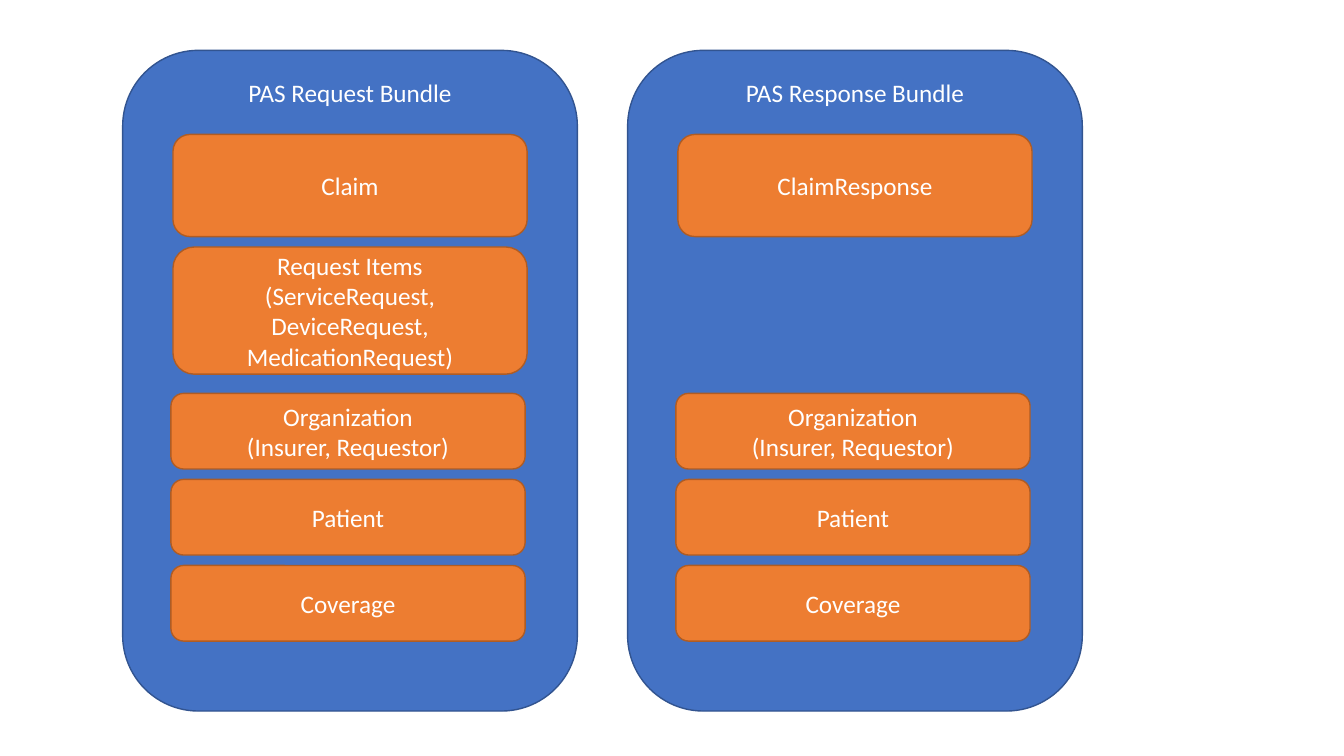
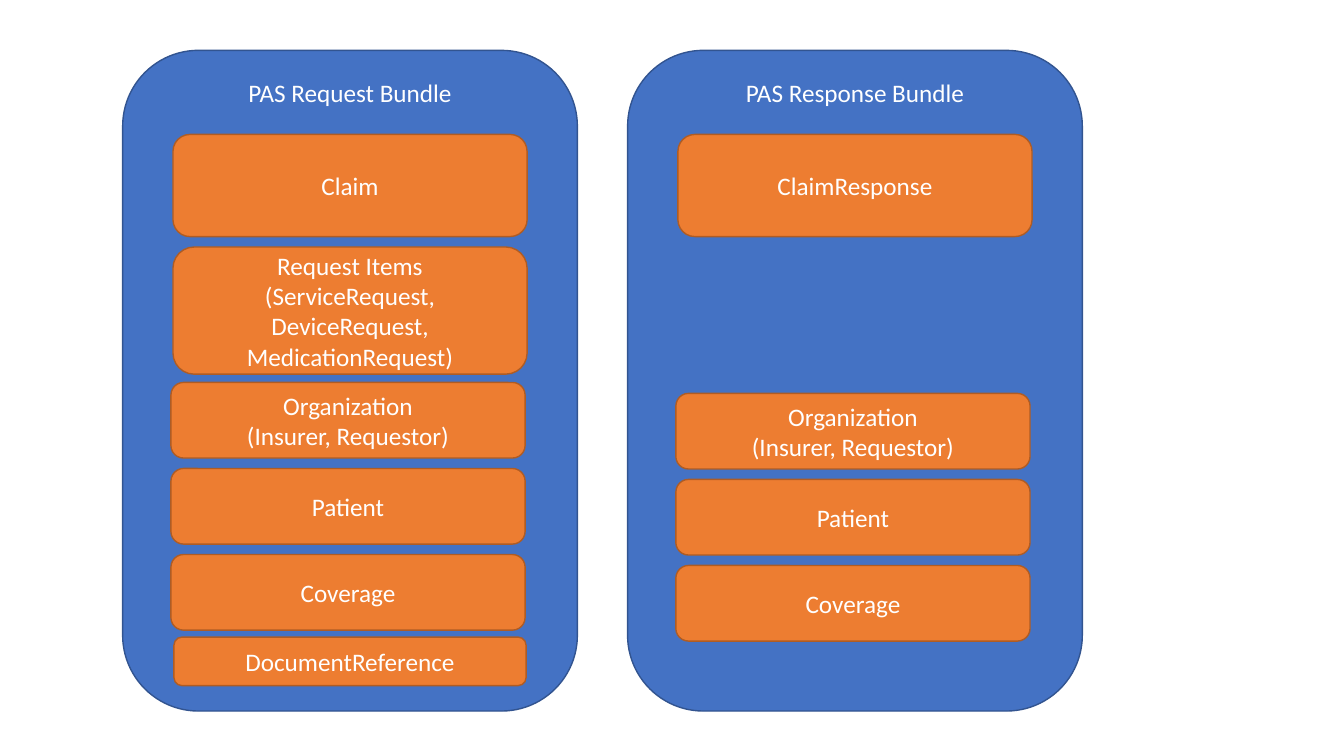
Before and after one commit to HL7/davinci-pas, a slide deck: slide 5 of images-source/drawings.pptx. Drawn at 1344x756 pixels with LibreOffice and Linux fonts; fonts in the diff are those of the drawing. Boxes give left, top, right and bottom in pixels: in the first picture for what was removed or moved away, otherwise in the second. Text is boxed around its words. In the diff, an @@ line names an element or a change of style, - is before the commit and + after.

```diff
--- a/images-source/drawings.pptx
+++ b/images-source/drawings.pptx
@@ 3 rounded rectangles: place and size @@
-3 rounded rectangles at [171,393,525,641]
+3 rounded rectangles at [171,382,525,630]
@@ rounded rectangle added at [174,637,526,686], fill #ED7D31, outline #AF5C24 1 pt, 18 pt, text #FFFFFF @@
+DocumentReference
```
Also in this commit, not shown: 3 other files.
